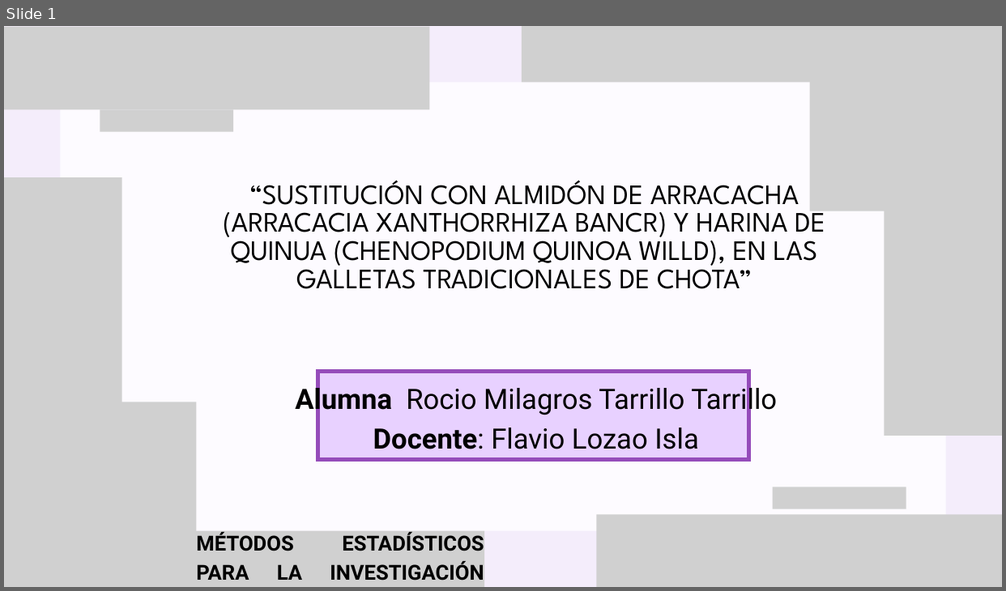
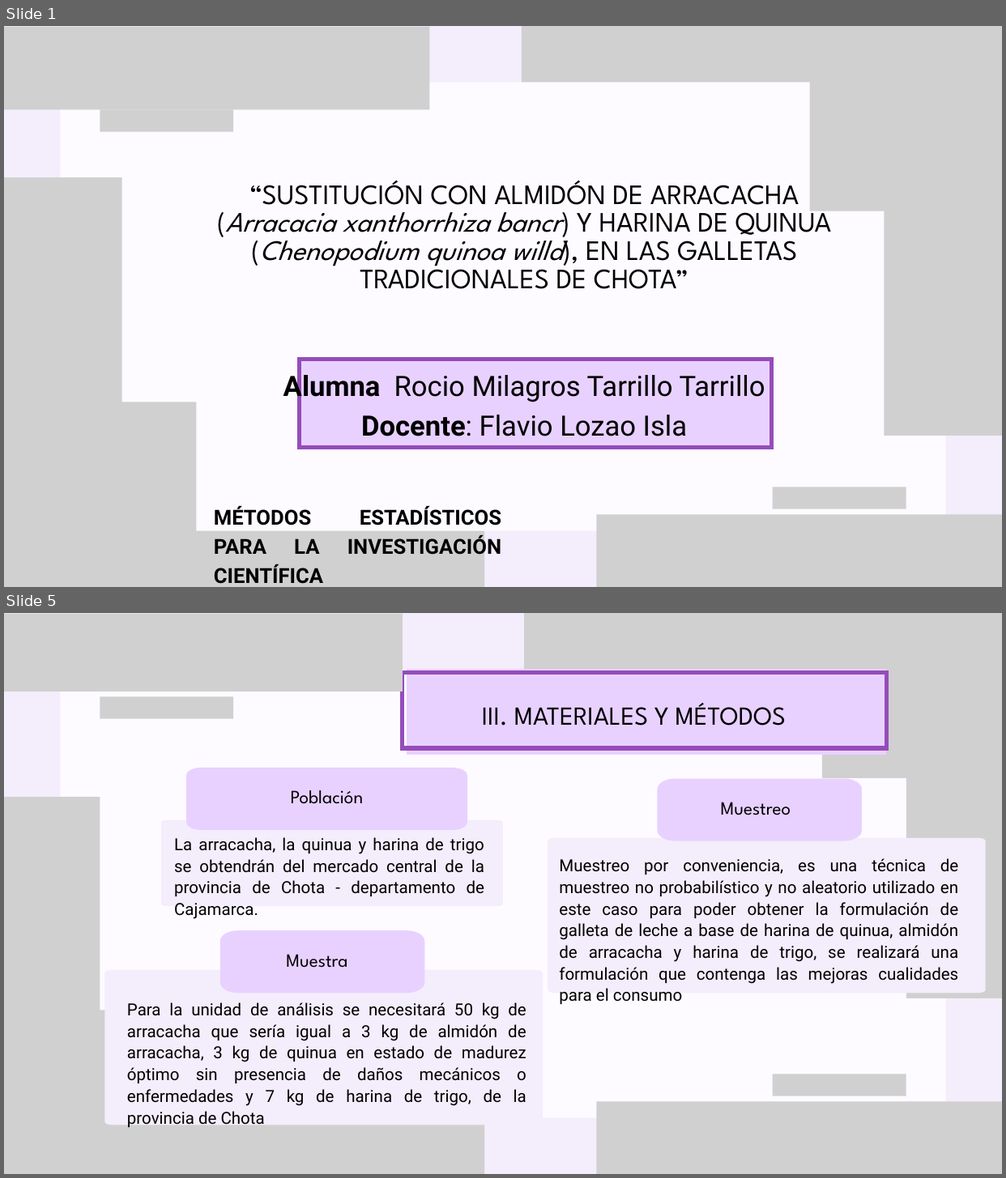
Before and after one commit to Rociom570/Datos-Unidad-II, a slide deck: Tarea II.pptx. Shown one above the other, each under a label of ours: slide 1 before the commit, slides 1 and 5 after it; the slides between them are not shown. The pictures are 1006x591 and 1006x1178 pixels, drawn with LibreOffice and Linux fonts; fonts in the diff are those of the drawing; grey boxes stand for pictures. Boxes give left, top, right and bottom in pixels: in the first picture for what was removed or moved away, otherwise in the second. Text is boxed around its words. In the diff, an @@ line names an element or a change of style, - is before the commit and + after.

```diff
--- a/Tarea II.pptx
+++ b/Tarea II.pptx
@@ slide 5 added at box(4, 613, 1002, 1174), background #F4EDFB @@
@@ picture added at box(4, 614, 403, 692) @@
@@ picture added at box(524, 613, 909, 743) @@
@@ picture added at box(822, 613, 1002, 778) @@
@@ freeform shape added at box(60, 669, 945, 1118), fill #FDFBFF @@
@@ freeform shape added at box(403, 672, 886, 748), outline #954CBA 6 pt @@
@@ freeform shape added at box(406, 669, 886, 755), fill #E8D1FF @@
@@ picture added at box(100, 696, 233, 719) @@
@@ text added at box(482, 703, 786, 726), 37.5 pt, text #000000 @@
+III. MATERIALES Y MÉTODOS
@@ picture added at box(906, 757, 1002, 999) @@
@@ freeform shape added at box(186, 768, 467, 830), fill #E8D1FF @@
@@ freeform shape added at box(657, 779, 862, 841), fill #E8D1FF @@
@@ picture added at box(4, 797, 100, 1038) @@
@@ text added at box(291, 790, 364, 804), 27 pt, text #000000 @@
+Población
@@ text added at box(721, 802, 791, 815), 27 pt, text #000000 @@
+Muestreo
@@ freeform shape added at box(161, 820, 503, 906), fill #F4EDFB @@
@@ text added at box(174, 837, 484, 897), 24 pt, text #000000 @@
+La arracacha, la quinua y harina de trigo se obtendrán del mercado central de la provincia de Chota - departamento de Cajamarca.
@@ freeform shape added at box(548, 838, 986, 993), fill #F4EDFB @@
@@ text added at box(559, 858, 958, 984), 24 pt, text #000000 @@
+Muestreo por conveniencia, es una técnica de muestreo no probabilístico y no aleatorio utilizado en este caso para poder obtener la formulación de galleta de leche a base de harina de quinua, almidón de arracacha y harina de trigo, se realizará una formulación que contenga las mejoras cualidades para el consumo
@@ freeform shape added at box(220, 931, 424, 993), fill #E8D1FF @@
@@ freeform shape added at box(104, 970, 543, 1126), fill #F4EDFB @@
@@ text added at box(286, 954, 347, 968), 27 pt, text #000000 @@
+Muestra
@@ picture added at box(4, 1011, 182, 1174) @@
@@ text added at box(127, 1003, 526, 1106), 24 pt, text #000000 @@
+Para la unidad de análisis se necesitará 50 kg de arracacha que sería igual a 3 kg de almidón de arracacha, 3 kg de quinua en estado de madurez óptimo sin presencia de daños mecánicos o enfermedades y 7 kg de harina de trigo, de la provincia de Chota
@@ picture added at box(100, 1046, 484, 1174) @@
@@ picture added at box(773, 1074, 906, 1096) @@
@@ picture added at box(596, 1102, 1002, 1174) @@
@@ slide 1 changed as well @@
@@ text at box(225, 180, 831, 289): text changed @@
-“SUSTITUCIÓN CON ALMIDÓN DE ARRACACHA (ARRACACIA XANTHORRHIZA BANCR) Y HARINA DE QUINUA (CHENOPODIUM QUINOA WILLD), EN LAS GALLETAS TRADICIONALES DE CHOTA”
+“SUSTITUCIÓN CON ALMIDÓN DE ARRACACHA (Arracacia xanthorrhiza bancr) Y HARINA DE QUINUA (Chenopodium quinoa willd), EN LAS GALLETAS TRADICIONALES DE CHOTA”
@@ text "Alumna Rocio Milagros Tarrillo Tarrillo": place and size @@
-text "Alumna Rocio Milagros Tarrillo Tarrillo" at box(295, 384, 777, 450)
+text "Alumna Rocio Milagros Tarrillo Tarrillo" at box(283, 370, 765, 437)
@@ freeform shape: place and size @@
-freeform shape at box(317, 371, 748, 459)
+freeform shape at box(300, 359, 771, 448)
@@ freeform shape: place and size @@
-freeform shape at box(317, 371, 748, 459)
+freeform shape at box(301, 359, 774, 448)
@@ text "MÉTODOS ESTADÍSTICOS PARA LA INVESTIGACIÓN ..." rewrapped from box(196, 532, 484, 581) to box(214, 506, 501, 560) @@
```
Also in this commit, not shown: 5 other slides changed, 5 other slides added, 4 slides removed, 4 other files.
